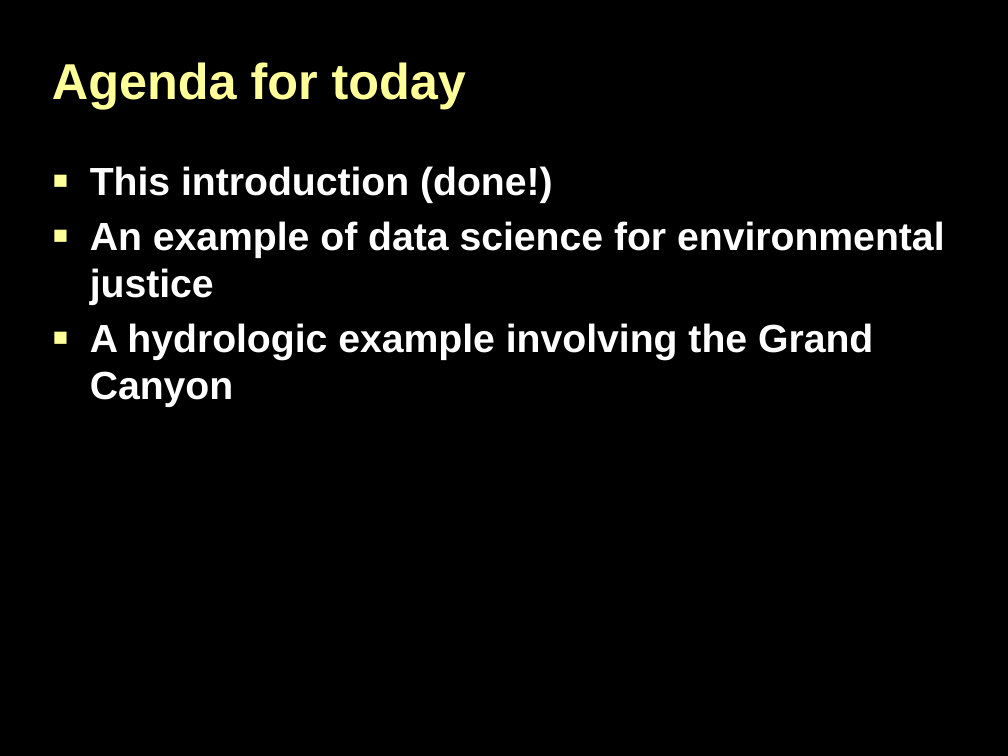
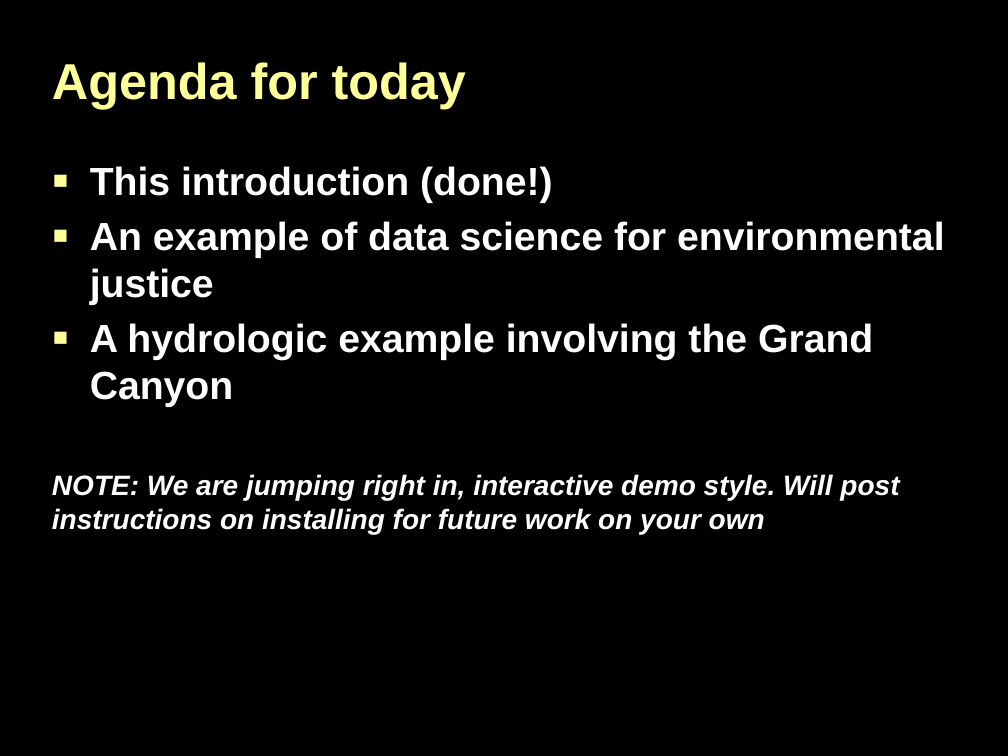
Before and after one commit to mnfienen/doi_econ_2021, a slide deck: slide 14 of ppt/PythonOverview_2021.pptx. Drawn at 1008x756 pixels with LibreOffice and Linux fonts; fonts in the diff are those of the drawing; background and template pictures are left out. Boxes give left, top, right and bottom in pixels: in the first picture for what was removed or moved away, otherwise in the second. Text is boxed around its words. In the diff, an @@ line names an element or a change of style, - is before the commit and + after.

Commit message:
updated slides

```diff
--- a/ppt/PythonOverview_2021.pptx
+++ b/ppt/PythonOverview_2021.pptx
@@ text at bbox=[52, 474, 899, 534]: paragraph added @@
+NOTE: We are jumping right in, interactive demo style. Will post instructions on installing for future work on your own
```
Also in this commit, not shown: 3 other slides changed.
